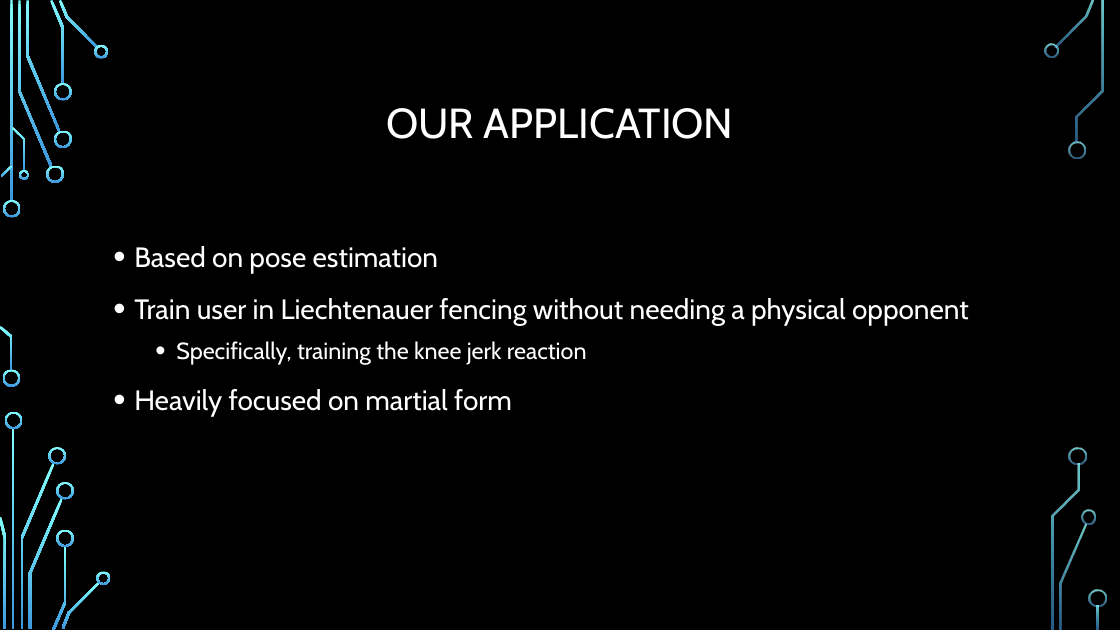
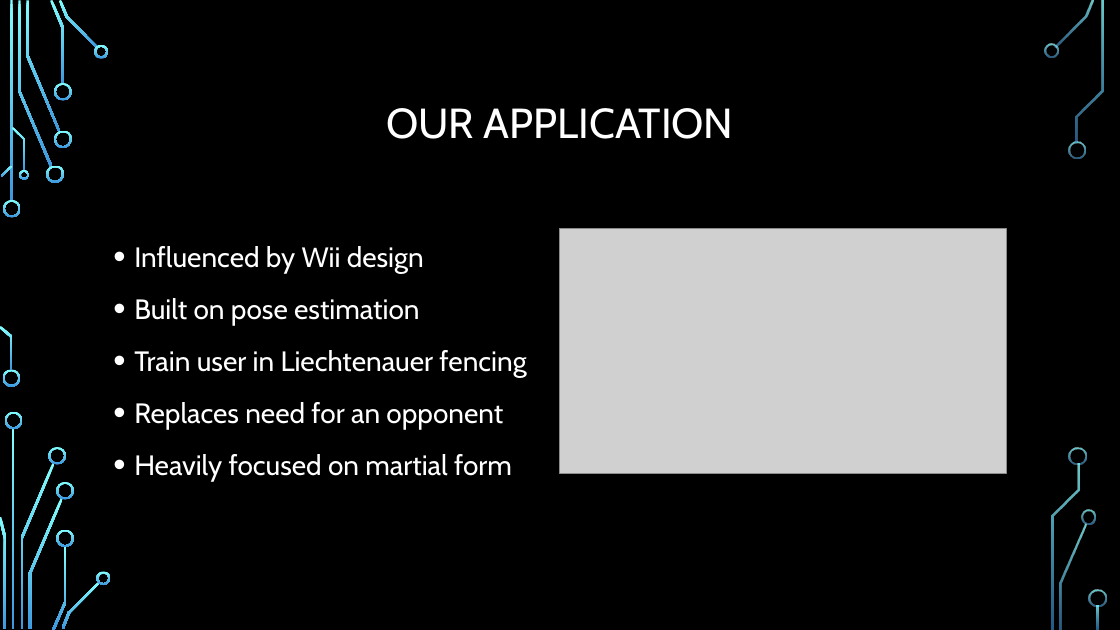
Before and after one commit to TechDevTom/HEMAUnityScripts, a slide deck: slide 9 of Documentation/Presentation.pptx. Drawn at 1120x630 pixels with LibreOffice and Linux fonts; fonts in the diff are those of the drawing; grey boxes stand for pictures; background and template pictures are left out. Boxes give left, top, right and bottom in pixels: in the first picture for what was removed or moved away, otherwise in the second. Text is boxed around its words. In the diff, an @@ line names an element or a change of style, - is before the commit and + after.

```diff
--- a/Documentation/Presentation.pptx
+++ b/Documentation/Presentation.pptx
@@ picture added at (560, 229, 1006, 473) @@
@@ text at (134, 246, 526, 429): text changed @@
-• Based on pose estimation
-• Train user in Liechtenauer fencing without needing a physical opponent
-  • Specifically, training the knee jerk reaction
+• Influenced by Wii design
+• Built on pose estimation
+• Train user in Liechtenauer fencing
+• Replaces need for an opponent
```
Also in this commit, not shown: 1 slide added, 1 slide removed.
